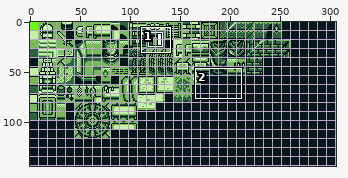
Sprite sheet: Ruins-of-Aether/Tilemaps/castle.png. Above: a wide view before the commit, with the close-up outlined.
Close-up. The starting point:
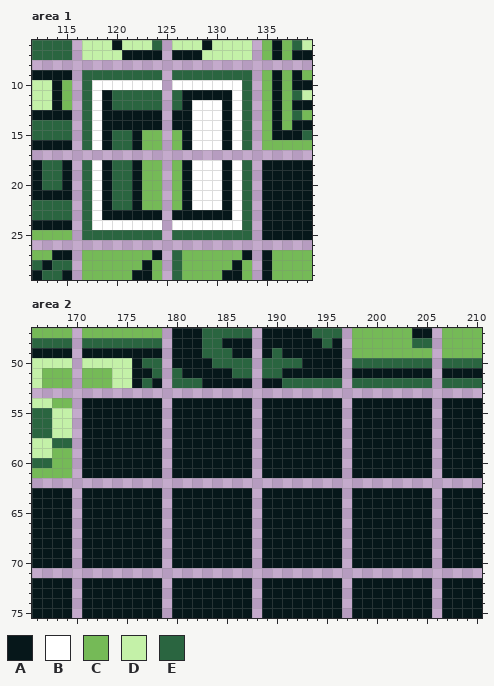
The file is 306x144 pixels. Pixels under 10% opacity are left out. Colours within 5 levels of each other are drawn and written as one. Shown: area 1: x 112..139, y 6..29; area 2: x 166..210, y 47..75.
Palette (. is transparent): A #06171a  B #ffffff  C #75ba57  D #c4f1a8  E #2a6540
Pixels before, area 1, first column x 112:
 6 EEEE.DDDADDDE.DDDADDDD.CACED
 7 EEEE.DDDDAAAA.AAADDDDD.CACAA
 8 ............................
 9 AAAA.EEEEEEEE.EEEEEEEE.CACAC
10 DDAC.EBBBBBBB.BBBBBBBE.CACAA
11 DDAC.EBAEEEEE.EAAAAABE.CACED
12 DDAC.EBAEEEEE.EABBBABE.CACAA
13 AAAA.EBAAAAAA.AABBBABE.CACEC
14 EEEE.EBAAAAAA.AABBBABE.CACAA
15 EEEE.EBAEEACC.CABBBABE.CAAAE
16 AAAA.EBAEEACC.CABBBABE.CCCCC
17 ............................
18 AEEA.EBAEEACC.CABBBABE.AAAAA
19 AEEA.EBAEEACC.CABBBABE.AAAAA
20 AEEA.EBAEEACC.CABBBABE.AAAAA
21 AAAA.EBAEEACC.CABBBABE.AAAAA
22 EEEE.EBAEEACC.CABBBABE.AAAAA
23 EEEE.EBAAAAAA.AAAAAABE.AAAAA
24 AAAA.EBBBBBBB.BBBBBBBE.AAAAA
25 CCCC.EEEEEEEE.EEEEEEEE.AAAAA
26 ............................
27 CCAA.CCCCCCCA.ECCCCCCA.ACCCC
28 EAEE.CCCCCCAC.ECCCCCAC.ACCCC
29 AEEA.CCCCCAAC.ECCCCAAC.ACCCC
Pixels before, area 2, first column x 166:
47 CCCC.CCCCCCCC.AAAEEEEE.AAAAAEEE.CCCCCCAA.CCCC
48 EEEE.EEEEEEEE.AAAEEAAA.AAAAAAEA.CCCCCCEE.CCCC
49 AAAA.AAAAAAAA.AAAEEEAA.AEAAAAAA.CCCCCCCC.CCCC
50 DDDD.DDDDDAEE.AAAAEEEE.EEEEAAAA.EEEEEEEE.EEEE
51 DCCC.CCCDDAAE.EAAAAAEE.EEAAAAAA.AAAAAAAA.AAAA
52 DCCC.CCCDDAEA.EEEAAAAA.AAEEEEEE.EEEEEEEE.EEEE
53 .............................................
54 DDCC.AAAAAAAA.AAAAAAAA.AAAAAAAA.AAAAAAAA.AAAA
55 EEDD.AAAAAAAA.AAAAAAAA.AAAAAAAA.AAAAAAAA.AAAA
56 EEDD.AAAAAAAA.AAAAAAAA.AAAAAAAA.AAAAAAAA.AAAA
57 EEDD.AAAAAAAA.AAAAAAAA.AAAAAAAA.AAAAAAAA.AAAA
58 DDEE.AAAAAAAA.AAAAAAAA.AAAAAAAA.AAAAAAAA.AAAA
59 DDCC.AAAAAAAA.AAAAAAAA.AAAAAAAA.AAAAAAAA.AAAA
60 EECC.AAAAAAAA.AAAAAAAA.AAAAAAAA.AAAAAAAA.AAAA
61 CCCC.AAAAAAAA.AAAAAAAA.AAAAAAAA.AAAAAAAA.AAAA
62 .............................................
63 AAAA.AAAAAAAA.AAAAAAAA.AAAAAAAA.AAAAAAAA.AAAA
64 AAAA.AAAAAAAA.AAAAAAAA.AAAAAAAA.AAAAAAAA.AAAA
65 AAAA.AAAAAAAA.AAAAAAAA.AAAAAAAA.AAAAAAAA.AAAA
66 AAAA.AAAAAAAA.AAAAAAAA.AAAAAAAA.AAAAAAAA.AAAA
67 AAAA.AAAAAAAA.AAAAAAAA.AAAAAAAA.AAAAAAAA.AAAA
68 AAAA.AAAAAAAA.AAAAAAAA.AAAAAAAA.AAAAAAAA.AAAA
69 AAAA.AAAAAAAA.AAAAAAAA.AAAAAAAA.AAAAAAAA.AAAA
70 AAAA.AAAAAAAA.AAAAAAAA.AAAAAAAA.AAAAAAAA.AAAA
71 .............................................
72 AAAA.AAAAAAAA.AAAAAAAA.AAAAAAAA.AAAAAAAA.AAAA
73 AAAA.AAAAAAAA.AAAAAAAA.AAAAAAAA.AAAAAAAA.AAAA
74 AAAA.AAAAAAAA.AAAAAAAA.AAAAAAAA.AAAAAAAA.AAAA
75 AAAA.AAAAAAAA.AAAAAAAA.AAAAAAAA.AAAAAAAA.AAAA
New version:
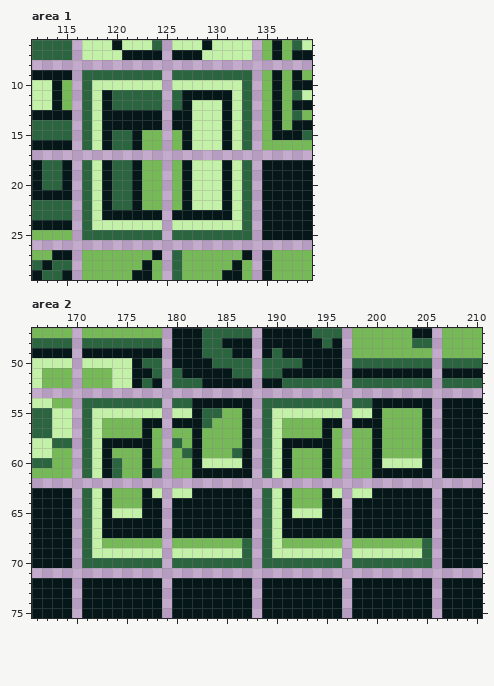
Changes in this commit:
Area 1:
y 10: x 118..124 BBBBBBB -> DDDDDDD; x 126..132 BBBBBBB -> DDDDDDD
y 11: x 118 B -> D; x 132 B -> D
y 12..16: x 118 B -> D; x 128..130 BBB -> DDD; x 132 B -> D
y 18..22: x 118 B -> D; x 128..130 BBB -> DDD; x 132 B -> D
y 23: x 118 B -> D; x 132 B -> D
y 24: x 118..124 BBBBBBB -> DDDDDDD; x 126..132 BBBBBBB -> DDDDDDD
Area 2:
y 54: x 171..178 AAAAAAAA -> EEEEEEEE; x 180..181 AA -> EE; x 189..196 AAAAAAAA -> EEEEEEEE; x 198..199 AA -> EE
y 55: x 171..178 AAAAAAAA -> EDDDDDDD; x 180..181 AA -> DD; x 183..186 AAAA -> EECC; x 189..196 AAAAAAAA -> EDDDDDDD; x 198..199 AA -> DD; x 201..204 AAAA -> CCCC
y 56: x 171..176 AAAAAA -> EDCCCC; x 183..186 AAAA -> ECCC; x 189..194 AAAAAA -> EDCCCC; x 201..204 AAAA -> CCCC
y 57: x 171..176 AAAAAA -> EDCCCC; x 178 A -> C; x 180..181 AA -> CC; x 183..186 AAAA -> CCCC; x 189..194 AAAAAA -> EDCCCC; x 196 A -> C; x 198..199 AA -> CC; x 201..204 AAAA -> CCCC
y 58: x 171..172 AA -> ED; x 178 A -> C; x 180..181 AA -> EC; x 183..186 AAAA -> CCCC; x 189..190 AA -> ED; x 196 A -> C; x 198..199 AA -> CC; x 201..204 AAAA -> CCCC
y 59: x 171..172 AA -> ED; x 174..176 AAA -> CCC; x 178 A -> C; x 180..181 AA -> CE; x 183..186 AAAA -> CCCE; x 189..190 AA -> ED; x 192..194 AAA -> CCC; x 196 A -> C; x 198..199 AA -> CC; x 201..204 AAAA -> CCCC
y 60: x 171..172 AA -> ED; x 174..176 AAA -> ECC; x 178 A -> C; x 180..181 AA -> CC; x 183..186 AAAA -> DDDD; x 189..190 AA -> ED; x 192..194 AAA -> CCC; x 196 A -> C; x 198..199 AA -> CC; x 201..204 AAAA -> DDDD
y 61: x 171..172 AA -> ED; x 174..176 AAA -> ECC; x 178 A -> E; x 180..181 AA -> CC; x 189..190 AA -> ED; x 192..194 AAA -> CCC; x 196 A -> C; x 198..199 AA -> CC
y 63: x 171..172 AA -> ED; x 174..176 AAA -> CCC; x 178 A -> D; x 180..181 AA -> DD; x 189..190 AA -> ED; x 192..194 AAA -> CCC; x 196 A -> D; x 198..199 AA -> DD
y 64: x 171..172 AA -> ED; x 174..176 AAA -> CCC; x 189..190 AA -> ED; x 192..194 AAA -> CCC
y 65: x 171..172 AA -> ED; x 174..176 AAA -> DDD; x 189..190 AA -> ED; x 192..194 AAA -> DDD
y 66..67: x 171..172 AA -> ED; x 189..190 AA -> ED
y 68: x 171..178 AAAAAAAA -> EDCCCCCC; x 180..187 AAAAAAAA -> CCCCCCCE; x 189..196 AAAAAAAA -> EDCCCCCC; x 198..205 AAAAAAAA -> CCCCCCCE
y 69: x 171..178 AAAAAAAA -> EDDDDDDD; x 180..187 AAAAAAAA -> DDDDDDDE; x 189..196 AAAAAAAA -> EDDDDDDD; x 198..205 AAAAAAAA -> DDDDDDDE
y 70: x 171..178 AAAAAAAA -> EEEEEEEE; x 180..187 AAAAAAAA -> EEEEEEEE; x 189..196 AAAAAAAA -> EEEEEEEE; x 198..205 AAAAAAAA -> EEEEEEEE
Pixel boxes of the changes (left, top, right, bottom) in both close-ups:
changed: (92, 80, 242, 230)
changed: (82, 398, 432, 568)
